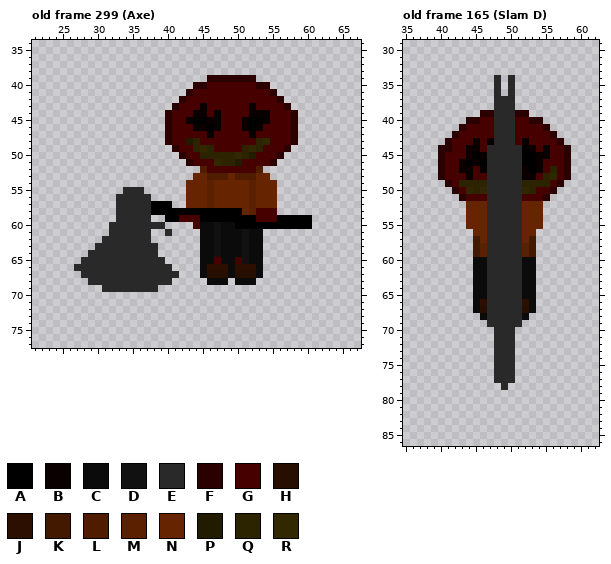
Pixel-art file -- Amity Chain (Art Files)/Digital Art/Sprites/Enemies/Project FIles/CentraliaFieldEnemies.aseprite. This is how it looked before the edit.
100x100 pixels, 330 frames. Colours within 5 levels of each other are drawn and written as one. Shown: old frame 299 (Axe): x 21..67, y 34..77; old frame 165 (Slam D): x 35..62, y 29..86. The commit also changed other frames, which this record leaves out.
Visible layers, top first: "Layer 2", "Layer 1".
Palette (. is transparent): A #000000  B #0b0000  C #0b0b0b  D #111111  E #292929  F #2b0000  G #460000  H #260e00  J #2d0f00  K #431900  L #4f1c00  M #5a2000  N #662400  P #211b00  Q #2c2300  R #322800
Pixels before, old frame 299 (Axe), first column x 27:
39 ...................FFFFFFF........
40 .................FFGGGGGGGFF......
41 ................FGGGGGGGGGGGF.....
42 ...............FGGGGGGGGGGGGGF....
43 ..............FGGGBGGGGGGBGGGGF...
44 .............FGGGBBGBGGGGBBBGGGF..
45 .............FGGBAABBGGGBAABGGGF..
46 .............FGGGBBABGGGBABGGGGF..
47 .............FGGGGGBGGGGGBGGGGGF..
48 .............FGGPQGGGGGGGGQRGGGF..
49 ..............FGGQRQGGGGQRQGGGF...
50 ...............FGGQQQQQRQPGGGF....
51 ................FGGGRQQPGGGGF.....
52 ..................LGGGGGGGL.......
53 .................NNLLLNLLLNN......
54 ................NNNMNNNNNMNNN.....
55 .......EEE......NNNMNNNNNMNNN.....
56 ......EEEEE.....NNNMNNNNNMNNN.....
57 ......EEEEEAAA..NNNMNNNNNMNNN.....
58 ......EEEEEAAAAAAAAAAAAANMGGG.....
59 ......EEEEE..AAGGGAAAAAAAAGGGAAAAA
60 .....EEEEEEEE....GCCDCCAAAAAAAAAAA
61 .....EEEEEE..E....CCDCCCDCC.......
62 ....EEEEEEE.......CCDCCCDCC.......
63 ...EEEEEEEEE......CCDCCCDCC.......
64 ..EEEEEEEEEE......CCDCCCDCC.......
65 .EEEEEEEEEEEE.....CCGCCGDCC.......
66 EEEEEEEEEEEEEE....CJJJCJJJC.......
67 .EEEEEEEEEEEEEE...CHHHCHHHC.......
68 ..EEEEEEEEEEEE.....CCC.CCC........
69 ....EEEEEEEE......................
Pixels before, old frame 165 (Slam D), first column x 40:
34 ........E.E........
35 ........E.E........
36 ........E.E........
37 ........EEE........
38 ........EEE........
39 ......FFEEEFF......
40 ....FFGGEEEGGFF....
41 ...FGGGGEEEGGGGF...
42 ..FGGGGGEEEGGGGGF..
43 .FGGGBGBEEEGBGGGGF.
44 FFGGBBGEEEEEABGBGGF
45 FGGGBABEEEEEAABBGGF
46 FGGBABAEEEEEAABGGGF
47 FGGBBGBEEEEEBABGQGF
48 FGGGBGGEEEEEBBGQRGF
49 .FGQQQQEEEEEQQQQGF.
50 ..FGRQREEEEERQGGF..
51 ...FGGGEEEEEGGGF...
52 ....NNNEEEEENNN....
53 ....NNNEEEEENNN....
54 ....NNNEEEEENNN....
55 ....NNNEEEEENNN....
56 .....NNEEEEENN.....
57 .....KNEEEEENK.....
58 .....KMEEEEEMK.....
59 .....KMEEEEEMK.....
60 .....CCEEEEECC.....
61 .....CCEEEEECC.....
62 .....CCEEEEECC.....
63 .....CCEEEEECC.....
64 .....CCEEEEECC.....
65 .....CCEEEEECC.....
66 .....CJEEEEEJC.....
67 .....CHEEEEEHC.....
68 ......CEEEEEC......
69 .......EEEEE.......
70 ........EEE........
71 ........EEE........
72 ........EEE........
73 ........EEE........
74 ........EEE........
75 ........EEE........
76 ........EEE........
77 ........EEE........
78 .........E.........
After the commit:
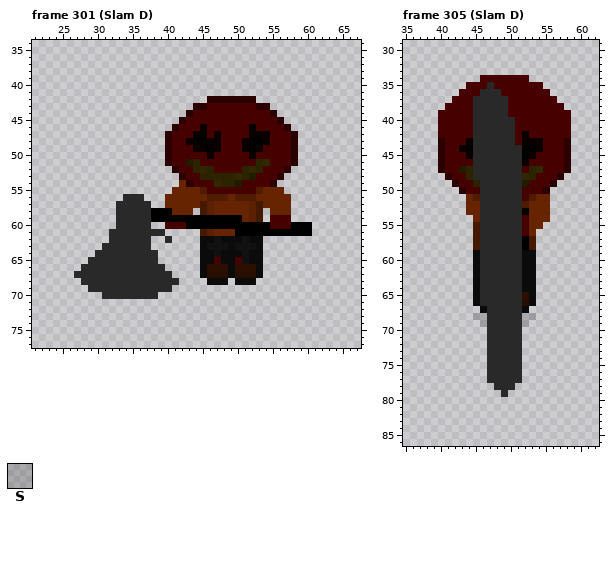
Colours new in this view: S #0000002c
A new or re-ordered frame is compared with the old frame closest to it.
From the commit log: 5/28/22 -Axe Jump Slam done
The exact change:
frames 330 -> 398
Changed rows in their new state; - is an unchanged pixel.
Frame 301 (Slam D) is new; against old frame 299 (Axe), layer "Layer 1":
first column x 27:
39 -------------------.......--------
40 -----------------...........------
41 ----------------.............-----
42 ---------------....FFFFFFF....----
43 --------------...FF------GFF...---
44 -------------...FGG-G----GGGF...--
45 -------------..FGGGGG---GGGG-F..--
46 -------------.F--G-GG---GBG---F.--
47 -----------------BBGB-----BB------
48 ----------------BAABB---BAAB------
49 -------------FG--BBAB---BAB---GF--
50 -------------FGG--GBGGGGGB---GGF--
51 -------------FGGPQ--GGGG--QRGGGF--
52 --------------FGGQRQ----QRQGGGF---
53 ---------------FGGQQQQQRQPGGGF----
54 ---------------NFGGGRQQPGGGGF-----
55 -------...----NN--LGGGGGGGL--N----
56 ------.---.--NNN---LLL-LLL---NN---
57 -----------..NNN--K-------K--NN---
58 --------------NNN.KMNNNN--K.NNN---
59 -----------AA--AAA------NMK.-GG...
60 -----.-----..GGGAAAAAAA-----GGG---
61 -----------EE.----KMNNNAAAAAAAAAAA
62 ----.--------E--------------------
63 ---.-------.-------D-D-D-D--------
64 --.-------------------------------
65 -.----------.---------------------
66 .------------.--------------------
67 E-------------.-------------------
68 -E------------E-------------------
69 --EE--------EE--------------------
70 ----EEEEEEEE----------------------
Frame 305 (Slam D) is new; against old frame 165 (Slam D), layer "Layer 1":
first column x 40:
34 ------GGGGGGG------
35 ----GGGEGGGGGGG----
36 ---GGGEE-GGGGGGG---
37 --GGGEEE--GGGGGGG--
38 -GGGGEEE--GGGGGGGG-
39 GGGGGEEE--GGGGGGGGG
40 GGGGGEEE-----GGGGGG
41 GGGG-EEE-------GGGG
42 GGG--EEE----B---GGG
43 FG--BEEE-----BB--GF
44 -G-BAEE------ABG---
45 -----EE------BGG---
46 ---GGEE-----BGG----
47 ---PQEE-----GQR-G--
48 .F--QEE-----RQ-GGF.
49 -.FGG-E-----PGGGF.-
50 --.FGGE-----GG-F.--
51 ---.NLE------LNN---
52 ------E-----L--N---
53 ------E-----A--N---
54 ----.-E-----G--N---
55 ----.KE-----G------
56 -----KE-----G------
57 ------E-----A------
58 ------E-----A------
59 -----CE-----CC-----
60 ------E------------
61 ------E------------
62 ------E------------
63 ------E------------
64 ------E------------
65 ------E-----J------
66 ------E-----H------
67 -----.C-----C.-----
68 -----SS-----SS-----
69 ------S-----S------
70 -------E---E-------
71 -------E---E-------
72 -------E---E-------
73 -------E---E-------
74 -------E---E-------
75 -------E---E-------
76 -------E---E-------
77 -------E---E-------
78 --------E-E--------
79 ---------E---------
Boxes around the changes in both pictures, in picture pixels (x1, y1, x2, y2):
changed: (74, 75, 312, 299)
changed: (438, 75, 571, 397)
